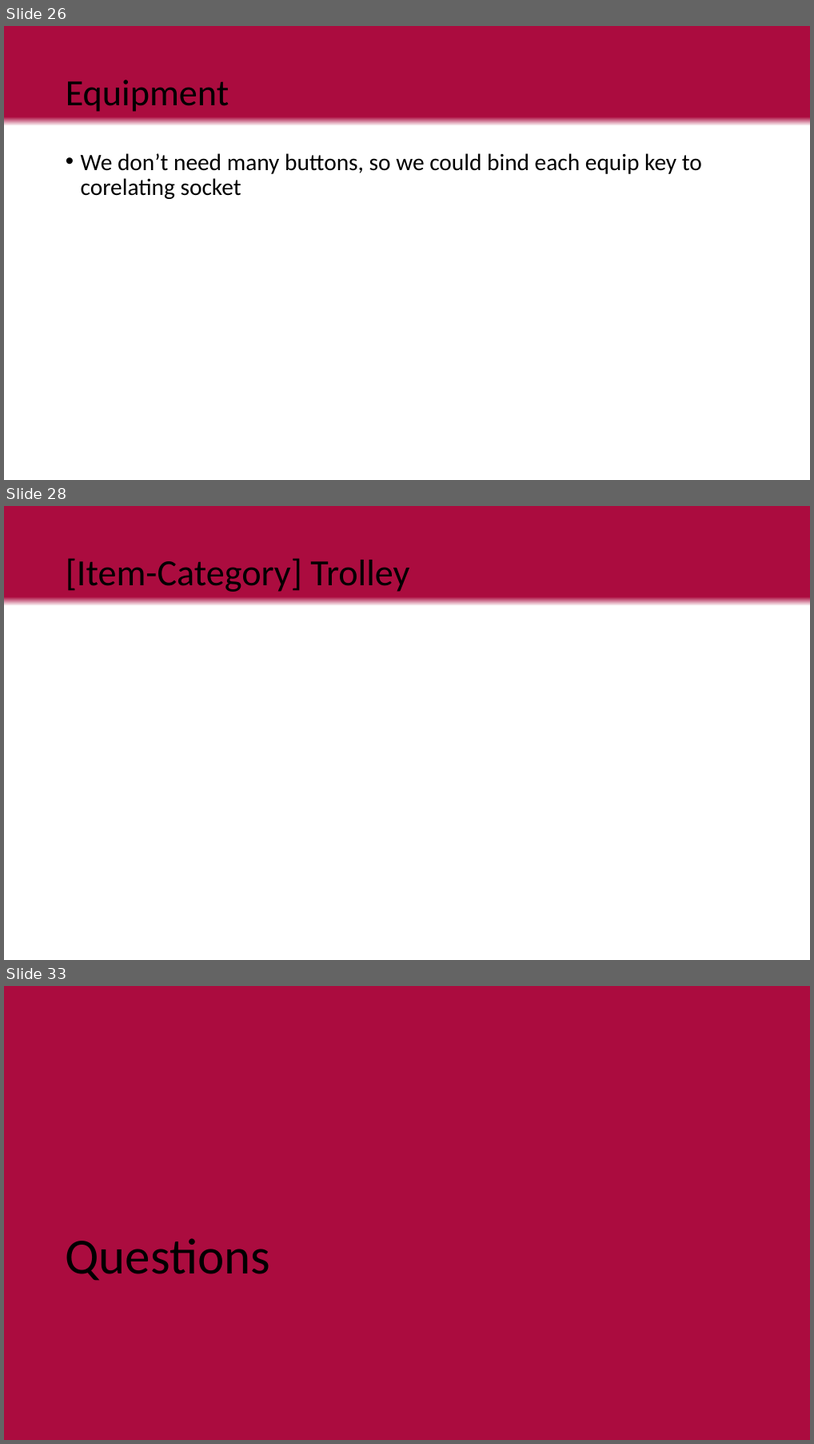
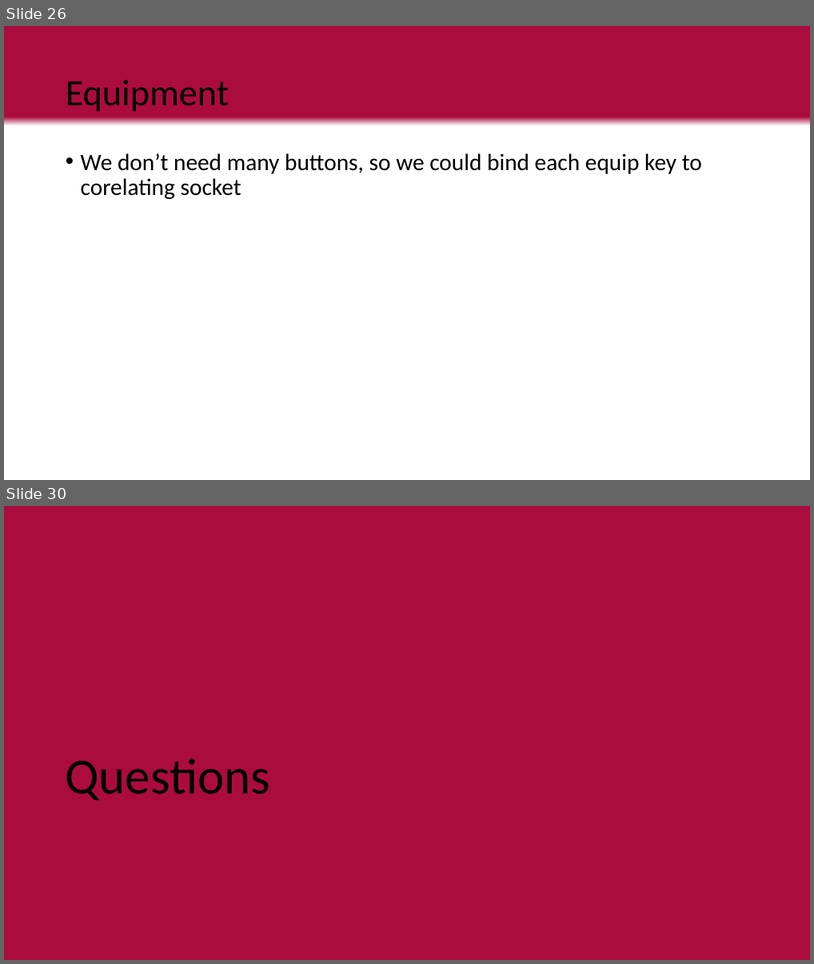
Before and after one commit to LuxRegem/Project_Clash-of-Cosplayers, a slide deck: Shared Documentation/Luke's Documents/Clash of Cos Team Pitch.pptx. Shown one above the other, each under a label of ours: slides 26, 28 and 33 before the commit, slides 26 and 30 after it; the slides between them are not shown. The pictures are 814x1444 and 814x964 pixels, drawn with LibreOffice and Linux fonts; fonts in the diff are those of the drawing. Boxes give left, top, right and bottom in pixels: in the first picture for what was removed or moved away, otherwise in the second. Text is boxed around its words. In the diff, an @@ line names an element or a change of style, - is before the commit and + after.

```diff
--- a/Shared Documentation/Luke's Documents/Clash of Cos Team Pitch.pptx
+++ b/Shared Documentation/Luke's Documents/Clash of Cos Team Pitch.pptx
@@ slide 28 removed at (4,506,810,960), background gradient #AB0C3F to #FFFFFF @@
@@ title removed at (66,558,410,592) @@
-[Item-Category] Trolley
@@ what was slide 33 is now slide 30 @@
```
Also in this commit, not shown: 2 slides changed, 1 slide added, 3 other slides removed, 2 other files.
